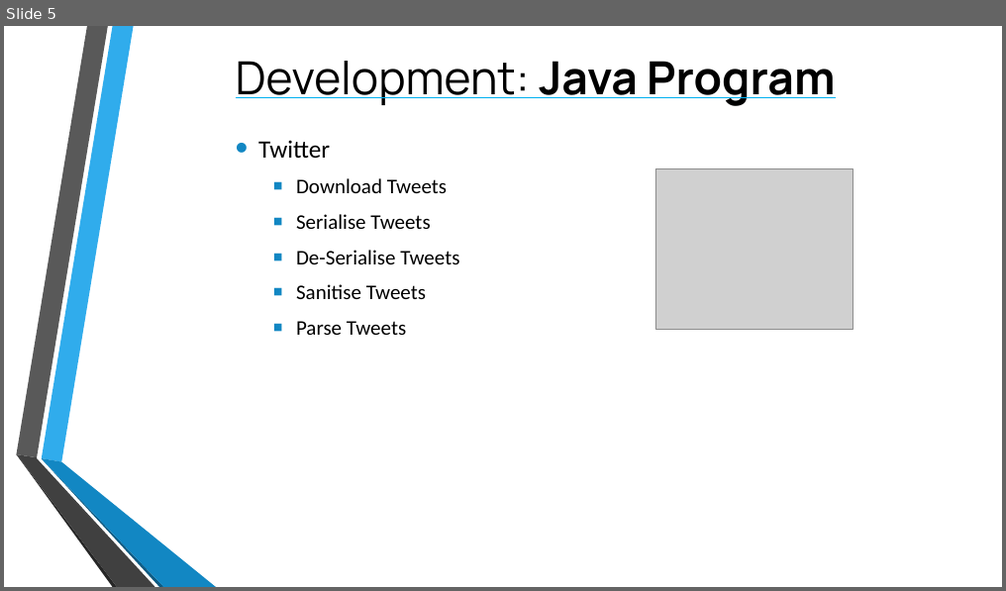
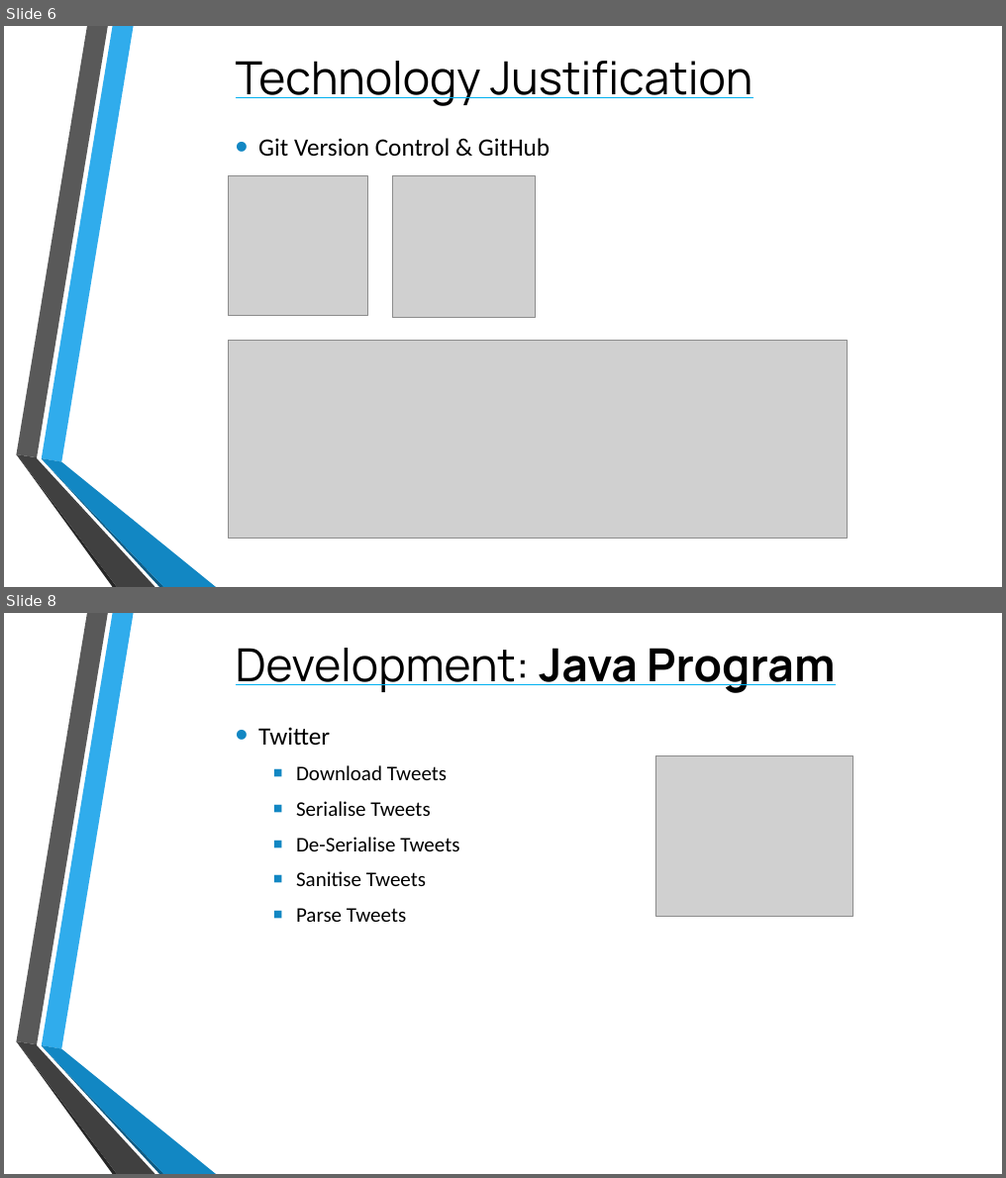
Before and after one commit to TomPlum/major-project, a slide deck: Assessed Work/CPU6001 - Project Viva Presentation.pptx. Shown one above the other, each under a label of ours: slide 5 before the commit, slides 6 and 8 after it; the slides between them are not shown. The pictures are 1006x591 and 1006x1178 pixels, drawn with LibreOffice and Linux fonts; fonts in the diff are those of the drawing; grey boxes stand for pictures; background and template pictures are left out. Boxes give left, top, right and bottom in pixels: in the first picture for what was removed or moved away, otherwise in the second. Text is boxed around its words. In the diff, an @@ line names an element or a change of style, - is before the commit and + after.

```diff
--- a/Assessed Work/CPU6001 - Project Viva Presentation.pptx
+++ b/Assessed Work/CPU6001 - Project Viva Presentation.pptx
@@ slide 6 added at box(4, 26, 1002, 587), background picture (left out); not listed: 6 template elements that a slide beside it also shows @@
@@ title added at box(236, 61, 752, 106), 44 pt, text #000000, underline @@
+Technology Justification
@@ text added at box(258, 138, 549, 157), 24 pt, text #000000 @@
+• Git Version Control & GitHub
@@ picture added at box(228, 176, 368, 316) @@
@@ picture added at box(393, 176, 535, 318) @@
@@ picture added at box(228, 341, 847, 538) @@
@@ what was slide 5 is now slide 8 @@
```
Also in this commit, not shown: 5 slides changed, 2 other slides added, 28 other files.
